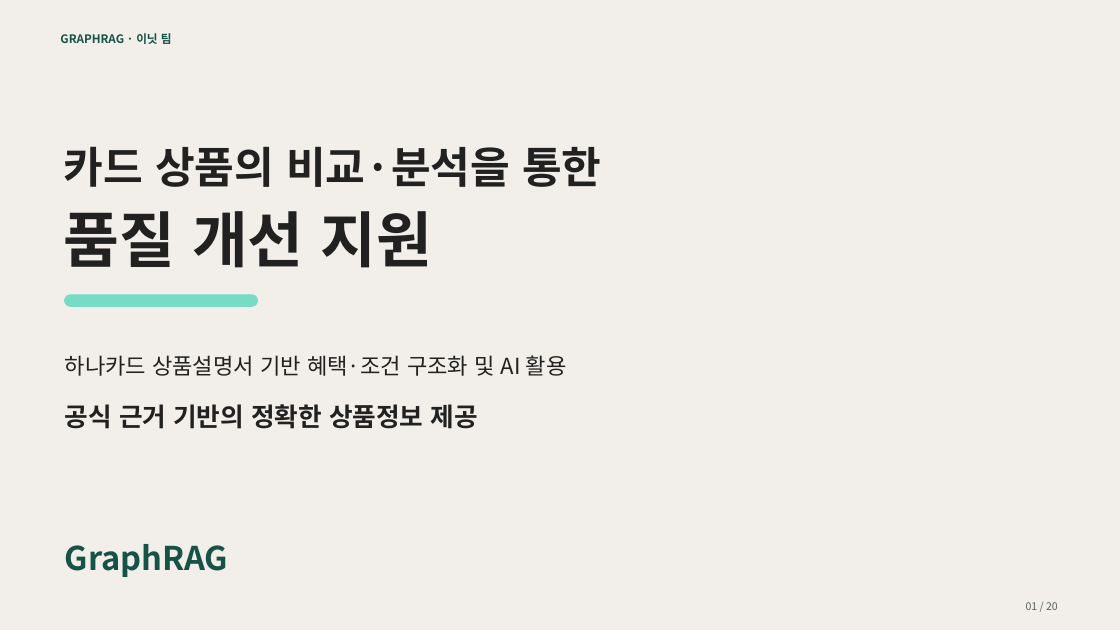
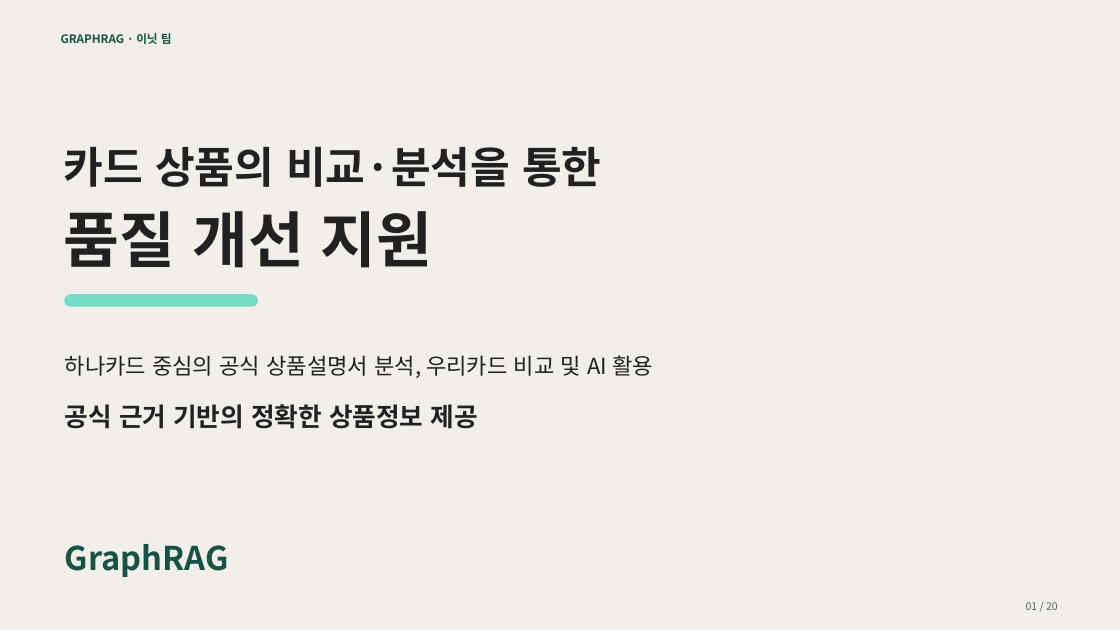
Before and after one commit to encore-ai-campus/mle-02-p2-team3, a slide deck: slide 1 of src/card_benefit/docs/presentation/카드혜택_GraphRAG_최종_20장_검색과근거조회설명추가.pptx. Drawn at 1120x630 pixels with LibreOffice and Linux fonts; fonts in the diff are those of the drawing. Boxes give left, top, right and bottom in pixels: in the first picture for what was removed or moved away, otherwise in the second. Text is boxed around its words. In the diff, an @@ line names an element or a change of style, - is before the commit and + after.

```diff
--- a/src/card_benefit/docs/presentation/카드혜택_GraphRAG_최종_20장_검색과근거조회설명추가.pptx
+++ b/src/card_benefit/docs/presentation/카드혜택_GraphRAG_최종_20장_검색과근거조회설명추가.pptx
@@ text at (65, 355, 653, 378): text changed @@
-하나카드 상품설명서 기반 혜택·조건 구조화 및 AI 활용
+하나카드 중심의 공식 상품설명서 분석, 우리카드 비교 및 AI 활용
```
Also in this commit, not shown: 1 other slide changed, 2 other files.
